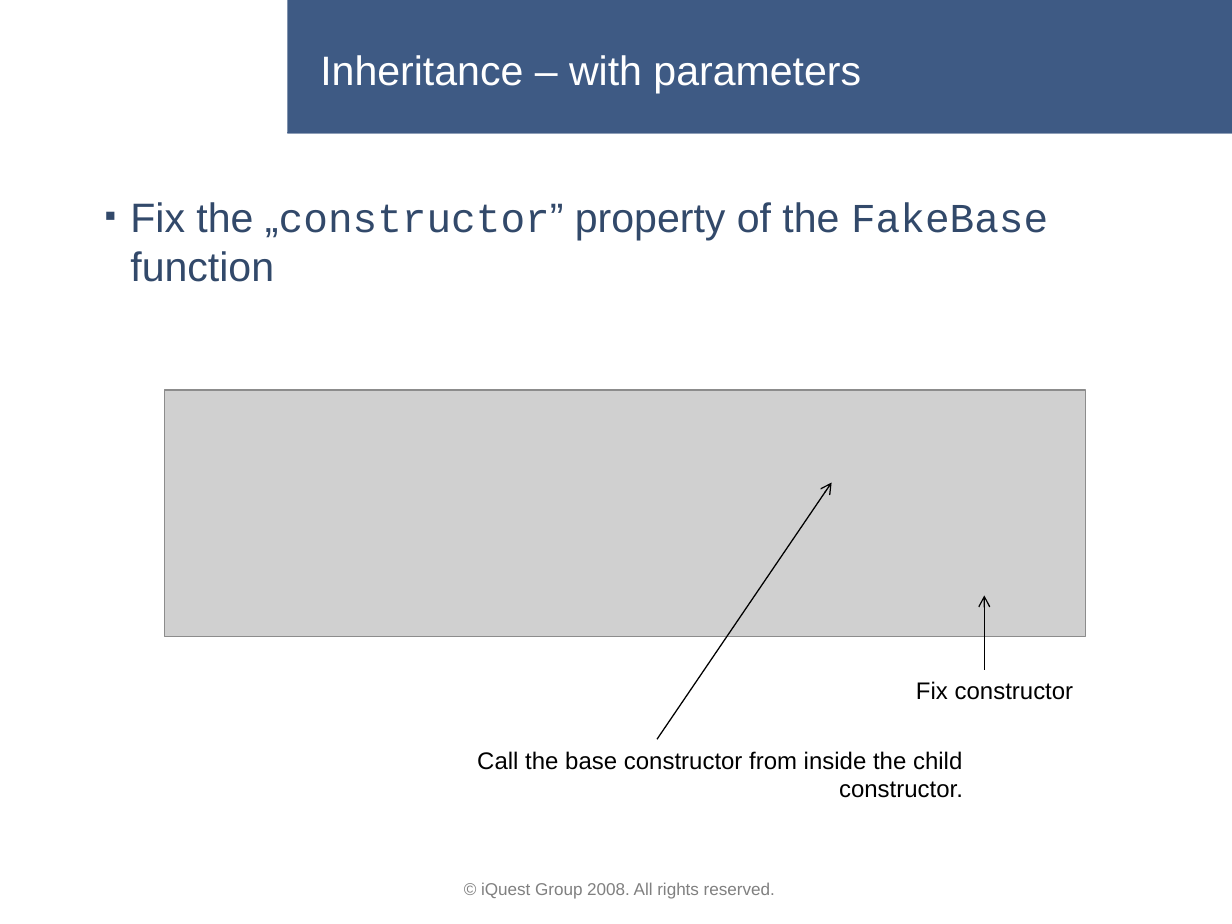
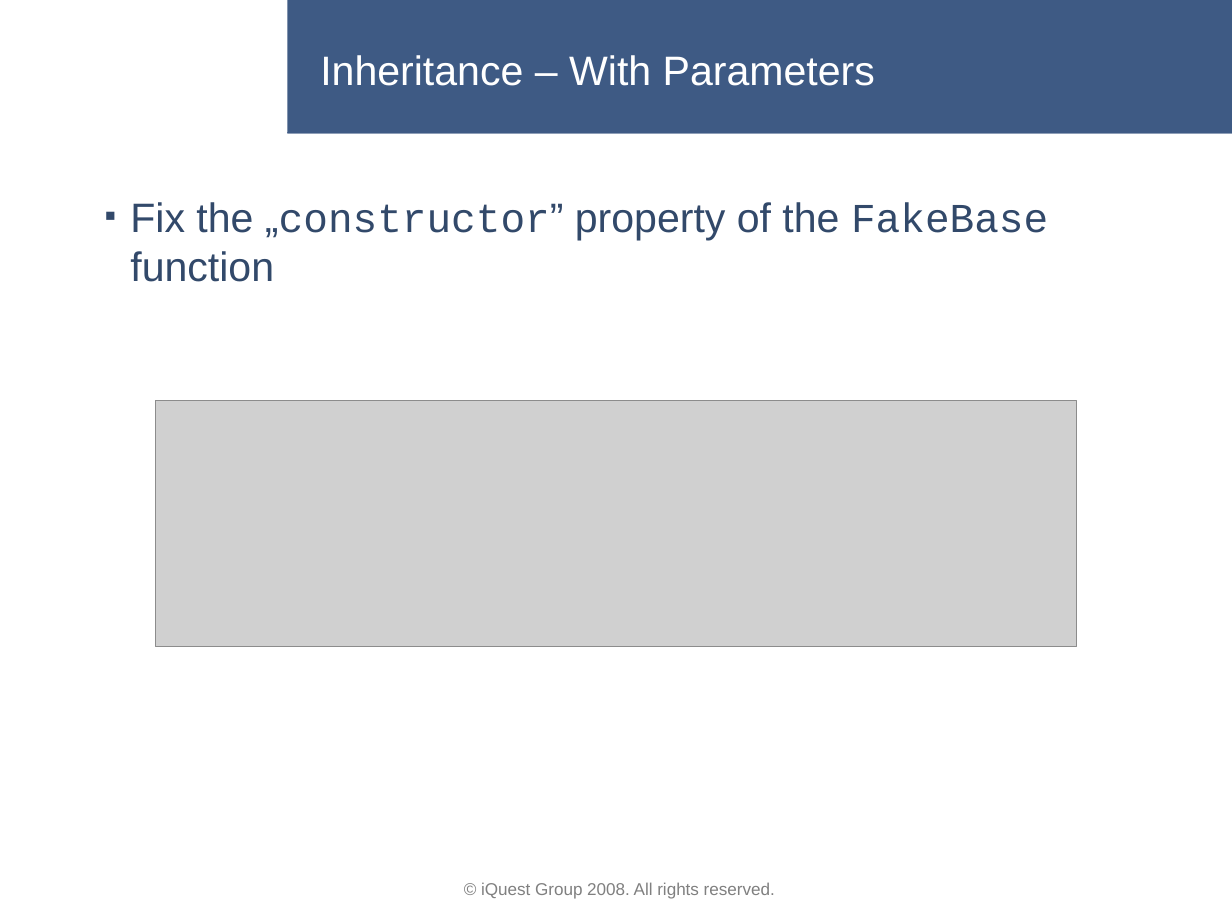
Before and after one commit to lastunicorn/BioCalcJs, a slide deck: slide 17 of doc/BioCalc Presentation.pptx (slide 15 before the commit). Drawn at 1232x924 pixels with LibreOffice and Linux fonts; fonts in the diff are those of the drawing; grey boxes stand for pictures; background and template pictures are left out. Boxes give left, top, right and bottom in pixels: in the first picture for what was removed or moved away, otherwise in the second. Text is boxed around its words. In the diff, an @@ line names an element or a change of style, - is before the commit and + after.

Commit message:
i updated the presentation.

```diff
--- a/doc/BioCalc Presentation.pptx
+++ b/doc/BioCalc Presentation.pptx
@@ title at [320,55,875,86]: text changed @@
-Inheritance – with parameters
+Inheritance – With Parameters
@@ picture: place and size @@
-picture at [164,391,1085,637]
+picture at [155,400,1077,647]
@@ arrow removed from (657, 739) to (832, 483) @@
@@ arrow removed from (984, 670) to (984, 595) @@
@@ text removed at [916,681,1074,700] @@
-Fix constructor
@@ text removed at [477,751,963,798] @@
-Call the base constructor from inside the child constructor.
```
Also in this commit, not shown: 12 other slides changed, 5 slides added, 2 other files.
